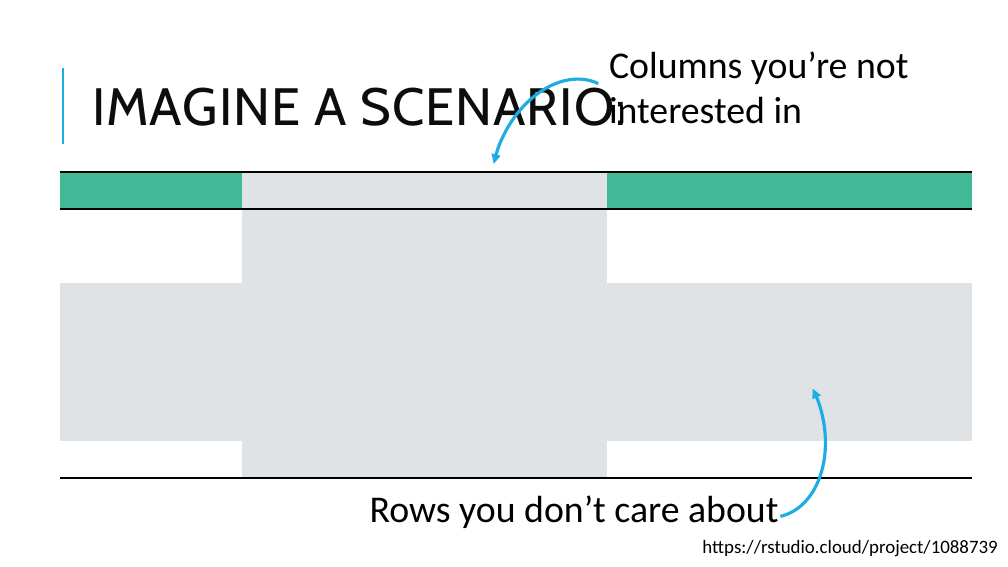
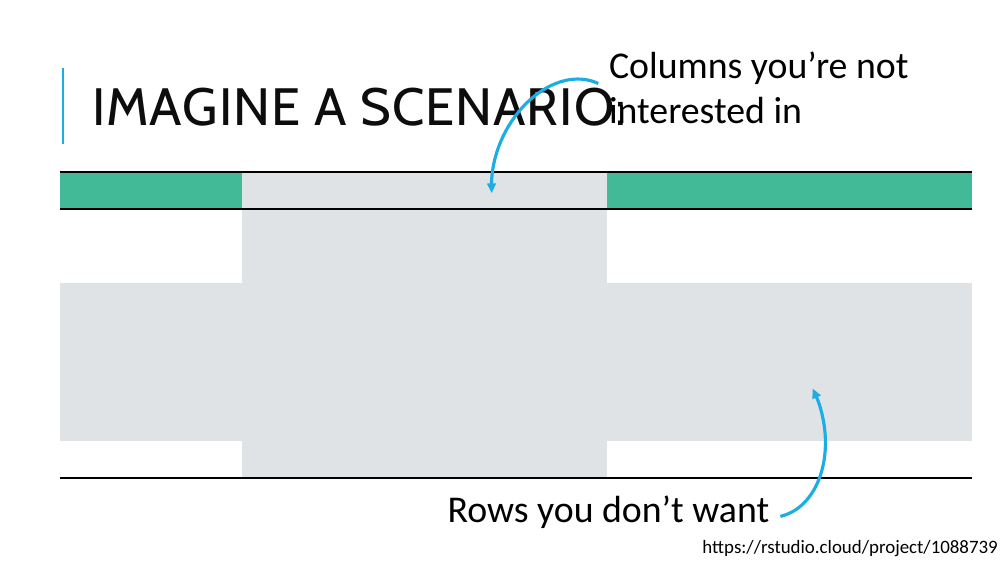
Before and after one commit to Jim89/tidy-lesson-plan, a slide deck: slide 3 of data-subsetting.pptx. Drawn at 1008x567 pixels with LibreOffice and Linux fonts; fonts in the diff are those of the drawing. Boxes give left, top, right and bottom in pixels: in the first picture for what was removed or moved away, otherwise in the second. Text is boxed around its words. In the diff, an @@ line names an element or a change of style, - is before the commit and + after.

```diff
--- a/data-subsetting.pptx
+++ b/data-subsetting.pptx
@@ arc (boxed as its full ellipse) at box(465, 56, 656, 271): proportions changed @@
@@ text at box(448, 495, 769, 528): text changed @@
-Rows you don’t care about
+Rows you don’t want
```
Also in this commit, not shown: 1 other slide changed, 1 slide removed, 1 other file.
